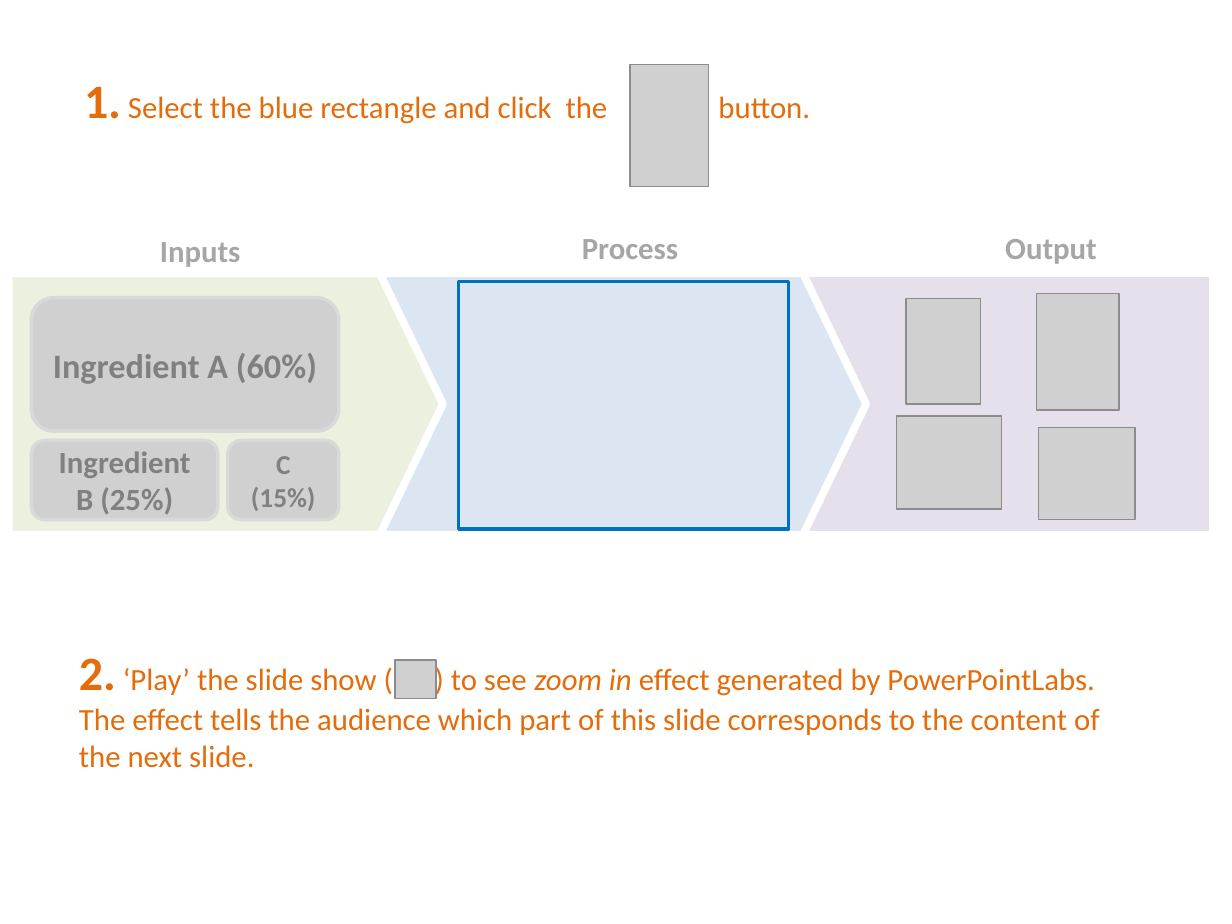
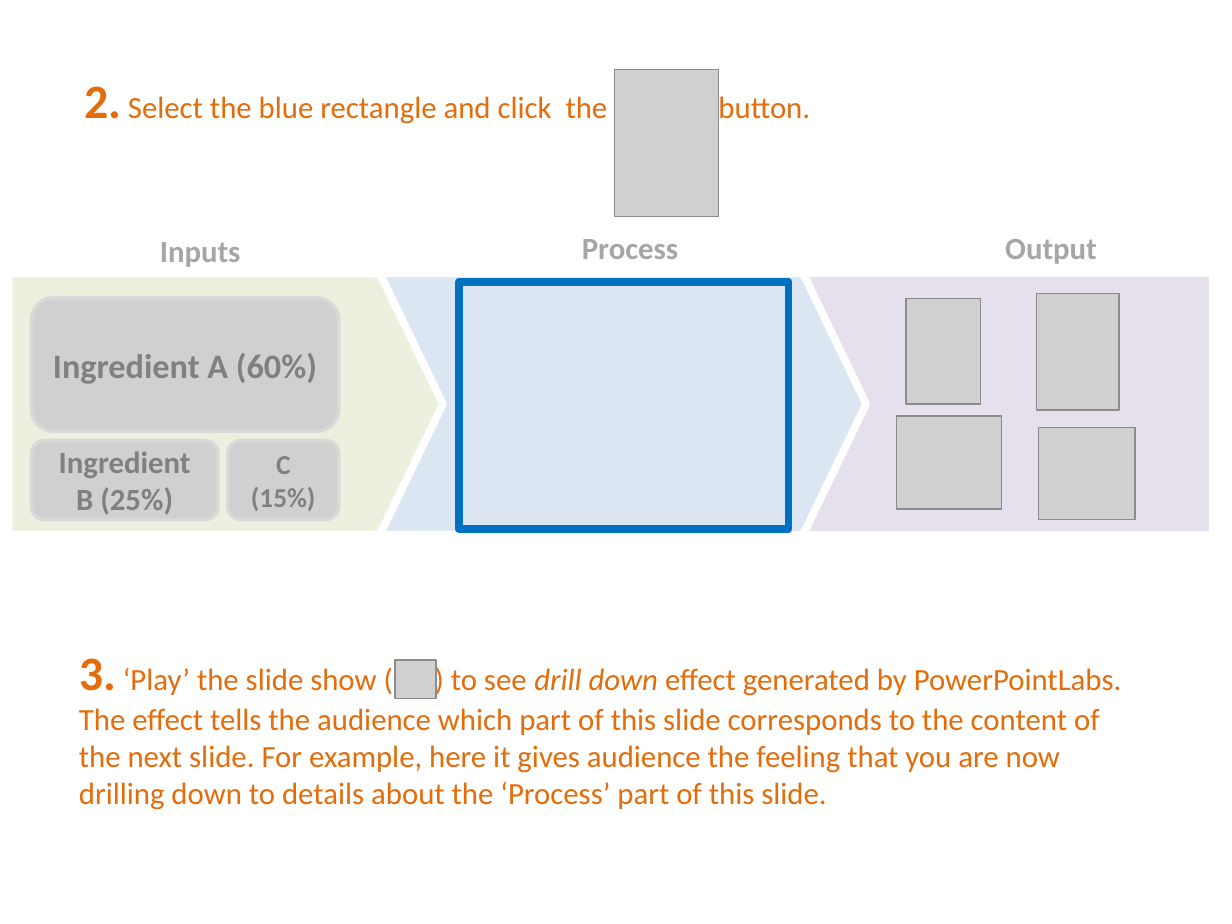
Before and after one commit to PowerPointLabs/PowerPointLabs-Website, a slide deck: slide 15 of samples/tutorial.pptx (slide 14 before the commit). Drawn at 1232x924 pixels with LibreOffice and Linux fonts; fonts in the diff are those of the drawing; grey boxes stand for pictures. Boxes give left, top, right and bottom in pixels: in the first picture for what was removed or moved away, otherwise in the second. Text is boxed around its words. In the diff, an @@ line names an element or a change of style, - is before the commit and + after.

```diff
--- a/samples/tutorial.pptx
+++ b/samples/tutorial.pptx
@@ text at (84,86,810,126): text changed @@
-1. Select the blue rectangle and click the button.
+2. Select the blue rectangle and click the button.
@@ picture: place and size @@
-picture at (630,64,708,186)
+picture at (615,69,719,216)
@@ rectangle at (458,282,788,530): outline #0070C0 2 pt to #0070C0 4.5 pt @@
@@ text at (79,658,1121,810): text changed @@
-2. ‘Play’ the slide show ( ) to see zoom in effect generated by PowerPointLabs. The effect tells the audience which part of this slide corresponds to the content of the next slide.
+3. ‘Play’ the slide show ( ) to see drill down effect generated by PowerPointLabs. The effect tells the audience which part of this slide corresponds to the content of the next slide. For example, here it gives audience the feeling that you are now drilling down to details about the ‘Process’ part of this slide.
```
Also in this commit, not shown: 2 other slides changed, 4 slides added.
